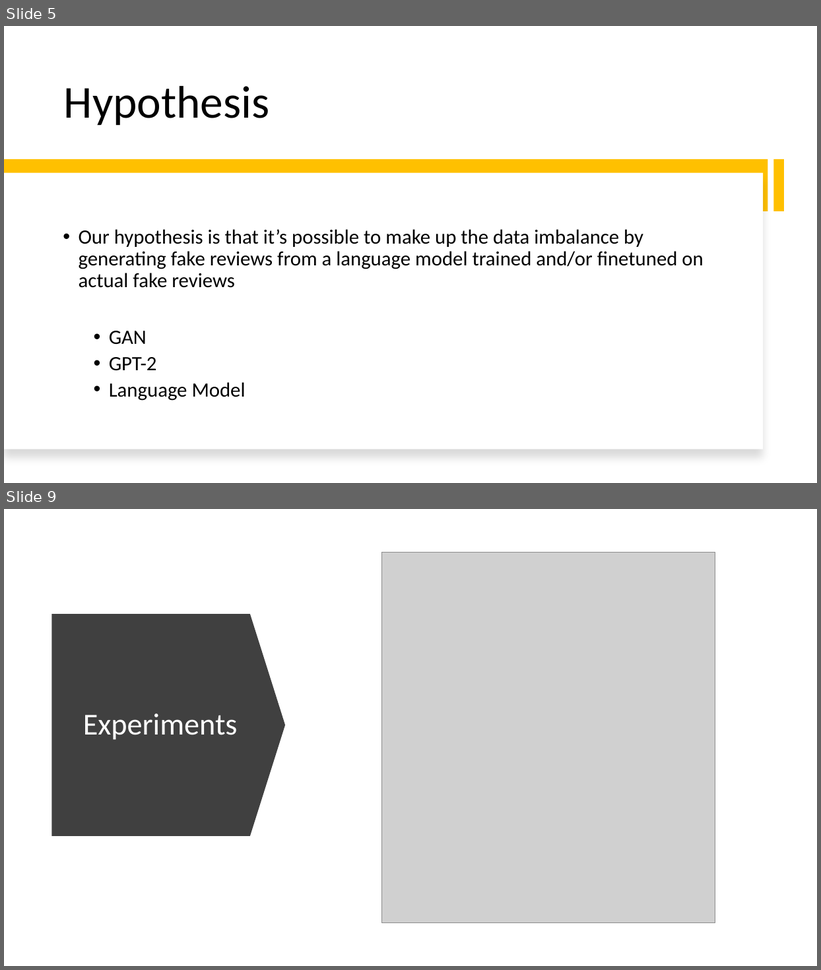
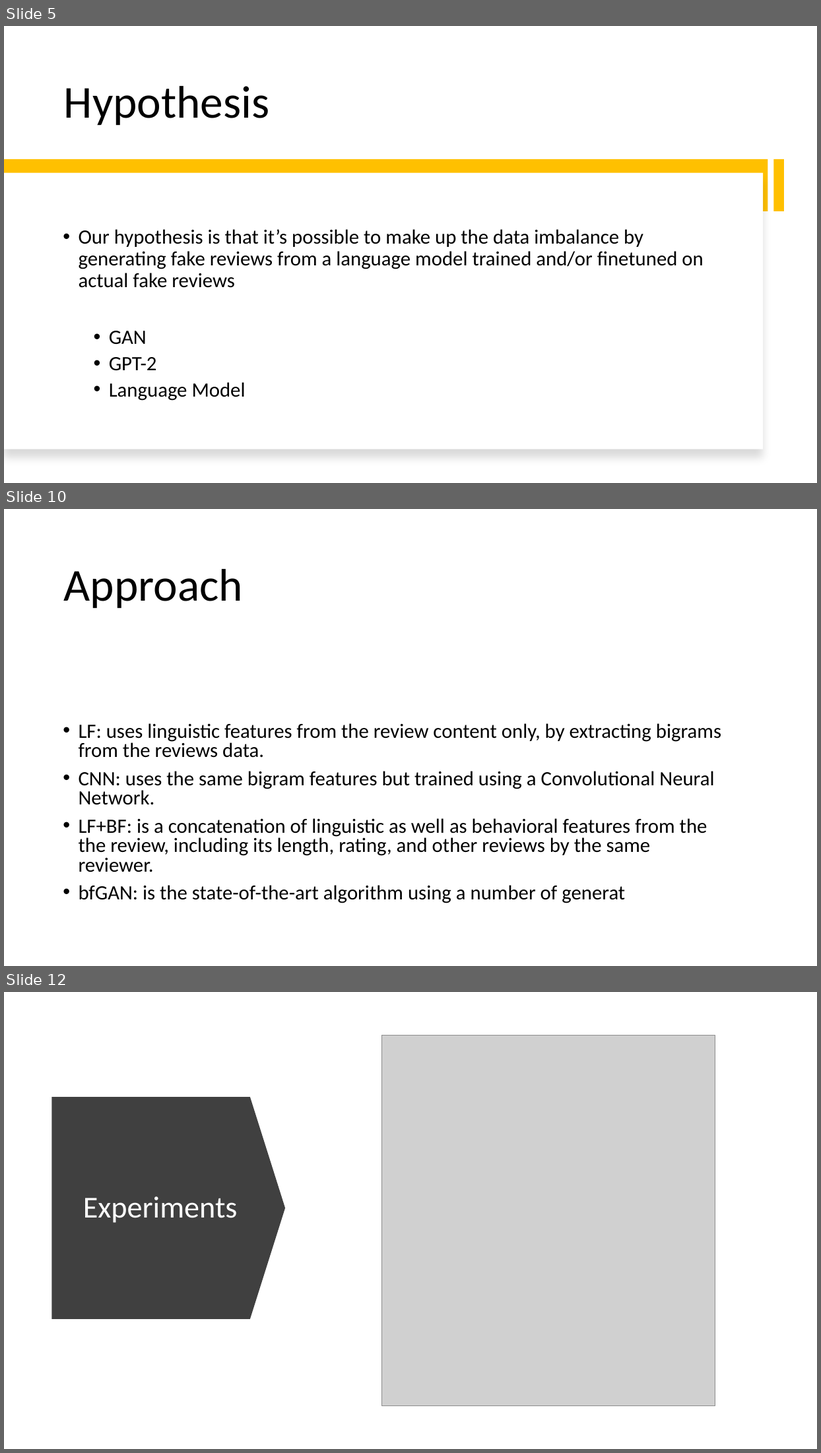
Before and after one commit to yizhang7210/w266-final-project, a slide deck: w266.pptx. Shown one above the other, each under a label of ours: slides 5 and 9 before the commit, slides 5, 10 and 12 after it; the slides between them are not shown. The pictures are 821x970 and 821x1453 pixels, drawn with LibreOffice and Linux fonts; fonts in the diff are those of the drawing; grey boxes stand for pictures. Boxes give left, top, right and bottom in pixels: in the first picture for what was removed or moved away, otherwise in the second. Text is boxed around its words. In the diff, an @@ line names an element or a change of style, - is before the commit and + after.

```diff
--- a/w266.pptx
+++ b/w266.pptx
@@ slide 10 added at box(4, 509, 817, 966), background #FFFFFF @@
@@ title added at box(64, 569, 243, 609), 54 pt, text #000000 @@
+Approach
@@ text added at box(79, 723, 721, 904), 24 pt, text #000000 @@
+• LF: uses linguistic features from the review content only, by extracting bigrams from the reviews data.
+• CNN: uses the same bigram features but trained using a Convolutional Neural Network.
+• LF+BF: is a concatenation of linguistic as well as behavioral features from the the review, including its length, rating, and other reviews by the same reviewer.
+• bfGAN: is the state-of-the-art algorithm using a number of generat
@@ what was slide 9 is now slide 12 @@
```
Also in this commit, not shown: 8 slides changed, 2 other slides added, 4 other files.
